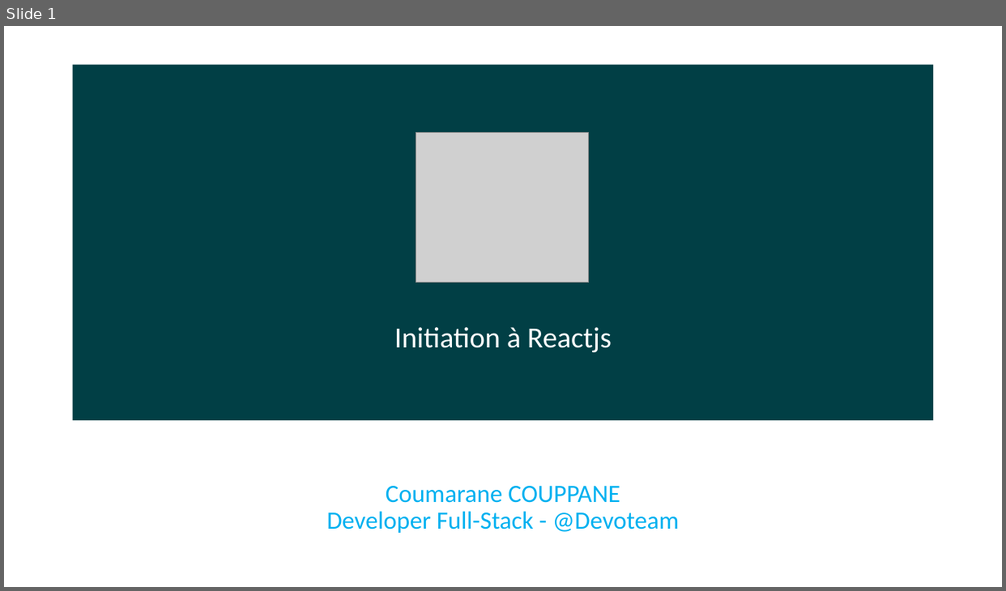
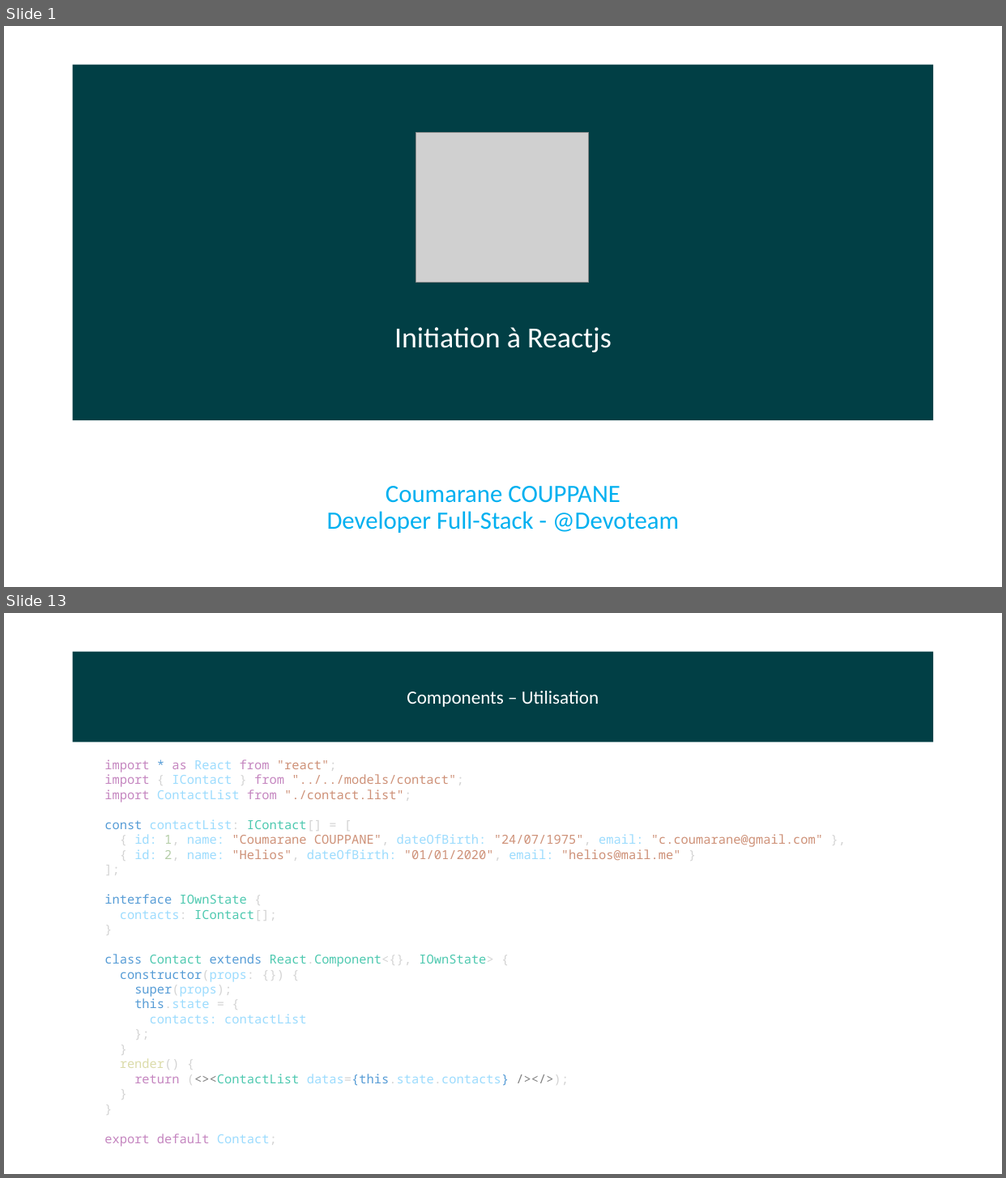
Before and after one commit to coumarane/react-typescript-starter, a slide deck: Initiation à Reactjs.pptx. Shown one above the other, each under a label of ours: slide 1 before the commit, slides 1 and 13 after it; the slides between them are not shown. The pictures are 1006x591 and 1006x1178 pixels, drawn with LibreOffice and Linux fonts; fonts in the diff are those of the drawing; grey boxes stand for pictures. Boxes give left, top, right and bottom in pixels: in the first picture for what was removed or moved away, otherwise in the second. Text is boxed around its words. In the diff, an @@ line names an element or a change of style, - is before the commit and + after.

```diff
--- a/Initiation à Reactjs.pptx
+++ b/Initiation à Reactjs.pptx
@@ slide 13 added at [4,613,1002,1174], background #FFFFFF @@
@@ rectangle added at [73,652,934,743], fill #013F45, 18 pt, text #FFFFFF @@
+Components – Utilisation
@@ text added at [104,760,823,1147], 12 pt, text #9CDCFE @@
+import * as React from "react";
+import { IContact } from "../../models/contact";
+import ContactList from "./contact.list";
+const contactList: IContact[] = [
+{ id: 1, name: "Coumarane COUPPANE", dateOfBirth: "24/07/1975", email: "c.coumarane@gmail.com" },
+{ id: 2, name: "Helios", dateOfBirth: "01/01/2020", email: "helios@mail.me" }
+];
+interface IOwnState {
+contacts: IContact[];
+}
+class Contact extends React.Component<{}, IOwnState> {
+constructor(props: {}) {
+super(props);
+this.state = {
+contacts: contactList
+};
+}
+render() {
+return (<><ContactList datas={this.state.contacts} /></>);
+}
+}
+export default Contact;
```
Also in this commit, not shown: 3 slides changed, 15 other slides added, 1 slide removed.
